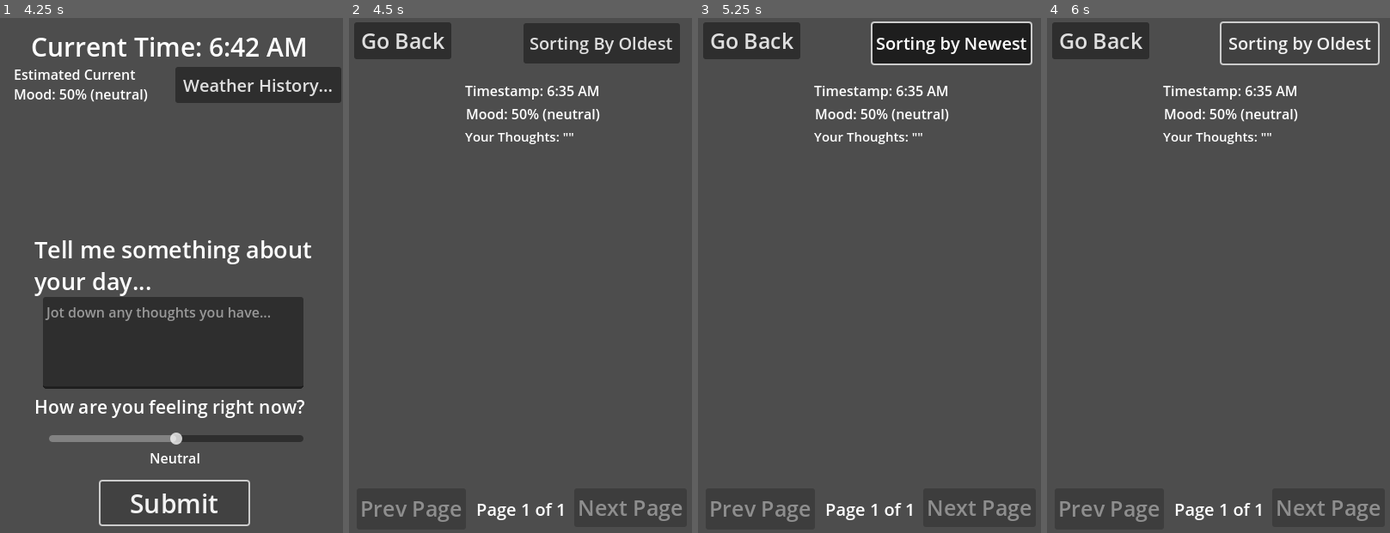
Above: before the commit, frames 1-4 (left to right).
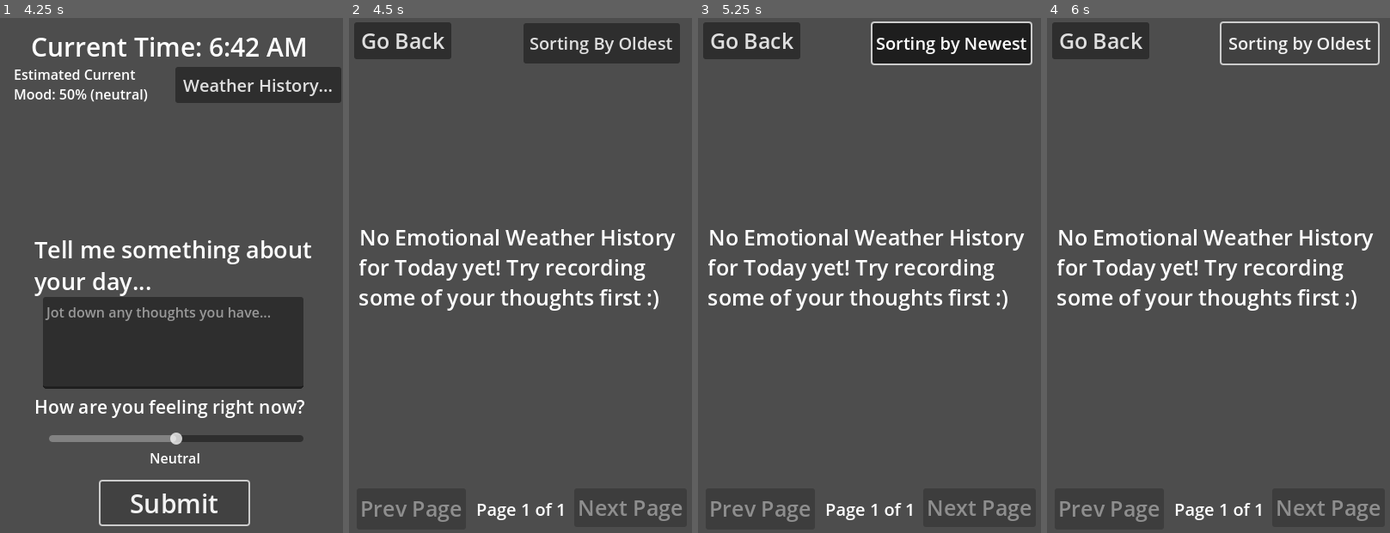
Above: after the commit, the same moments.

Repository: chisatonishikigi479/Hack-Washu-Project-2025-Repo-v2
Game: Godot game, scene res://WakeUpScreen.tscn
Two runs of this game, one before a commit and one after it. Both use one fixed random seed, a clock stepped at 60 frames per second and the inputs below. The project has no main scene, so this scene is started directly.
Inputs (mouse positions are in pixels of both pictures, inside the frame that each line leads up to):
- Up to frame 1 (4.25 s): click "Submit" at 0.5 s; click (174, 342) at 1.27 s; type "12" at 1.35 s; click "Weather History..." at 2 s; click "Go Back" at 2.75 s; click "Submit" at 3.5 s
- Up to frame 2 (4.5 s): click "Weather History..." at 4.25 s
- Up to frame 3 (5.25 s): click "Sorting By Oldest" at 5 s
- Up to frame 4 (6 s): click "Sorting by Newest" at 5.75 s

Frame 1 is identical in both runs. In frame 2, 4.2% of the frame differs, in the area x 3-96%, y 13-57%; in frame 3, 4.2%; in frame 4, 4.2%.

Commit message:
Done with code

Diff:
--- a/global_data.gd
+++ b/global_data.gd
@@ -34,6 +34,11 @@
 	if hours == 0:
 		display_hours = 12
 	return "%d:%02d %s" % [display_hours, mins, period]
+
+func reset_variables():
+	prompt_responses_during_day = []
+	mood_time_stamps = []
+	mood_data_points = []
 
 func _process(delta: float):
 	currTime = currTime + (customSpeedMultiplier) * delta * (1.0 / 60.0)
--- a/wake_up_screen.gd
+++ b/wake_up_screen.gd
@@ -4,6 +4,7 @@
 
 func _process(delta):
 	if not dataHasBeenSet:
+		GlobalData.reset_variables()
 		if GlobalData.username != "":
 			$NameLabel.text = GlobalData.username + "!"
 		else:
